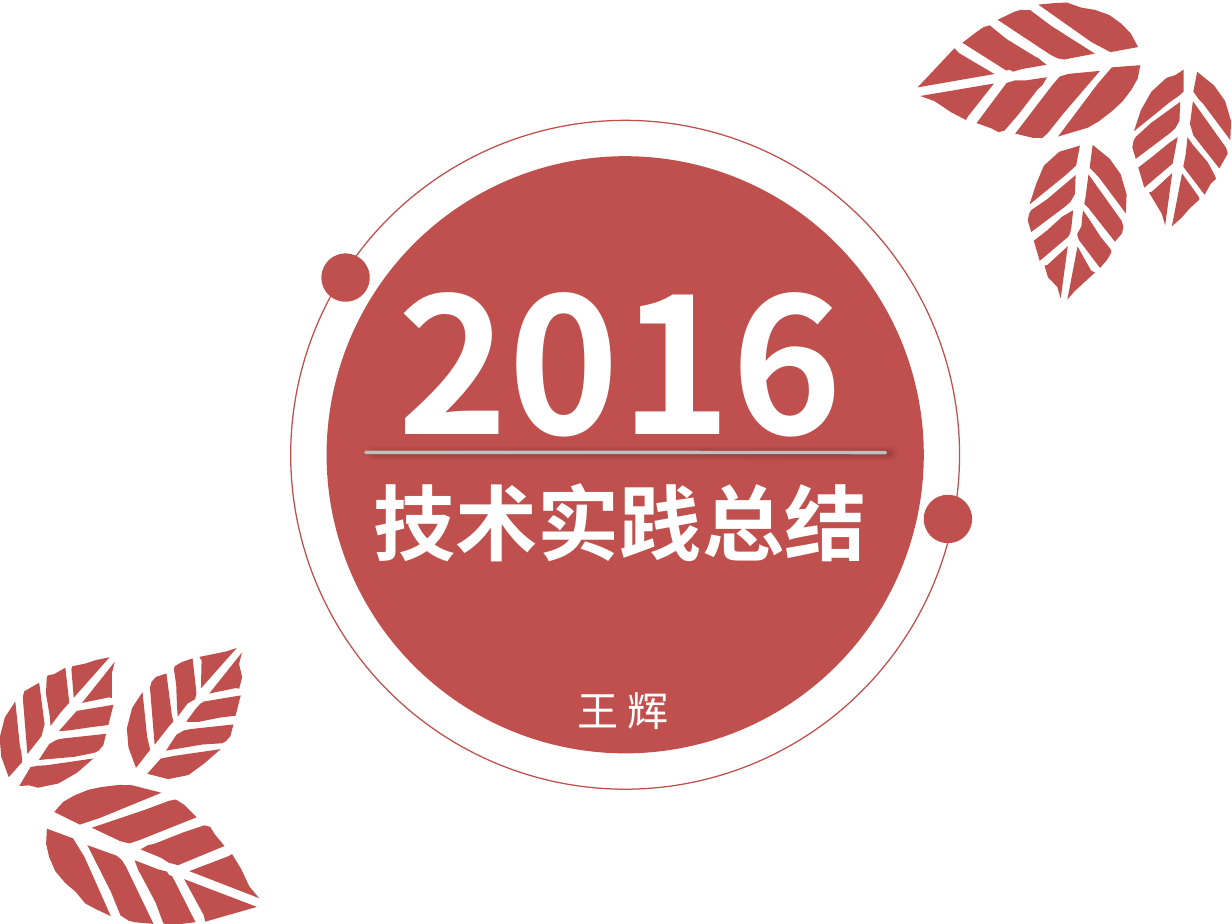
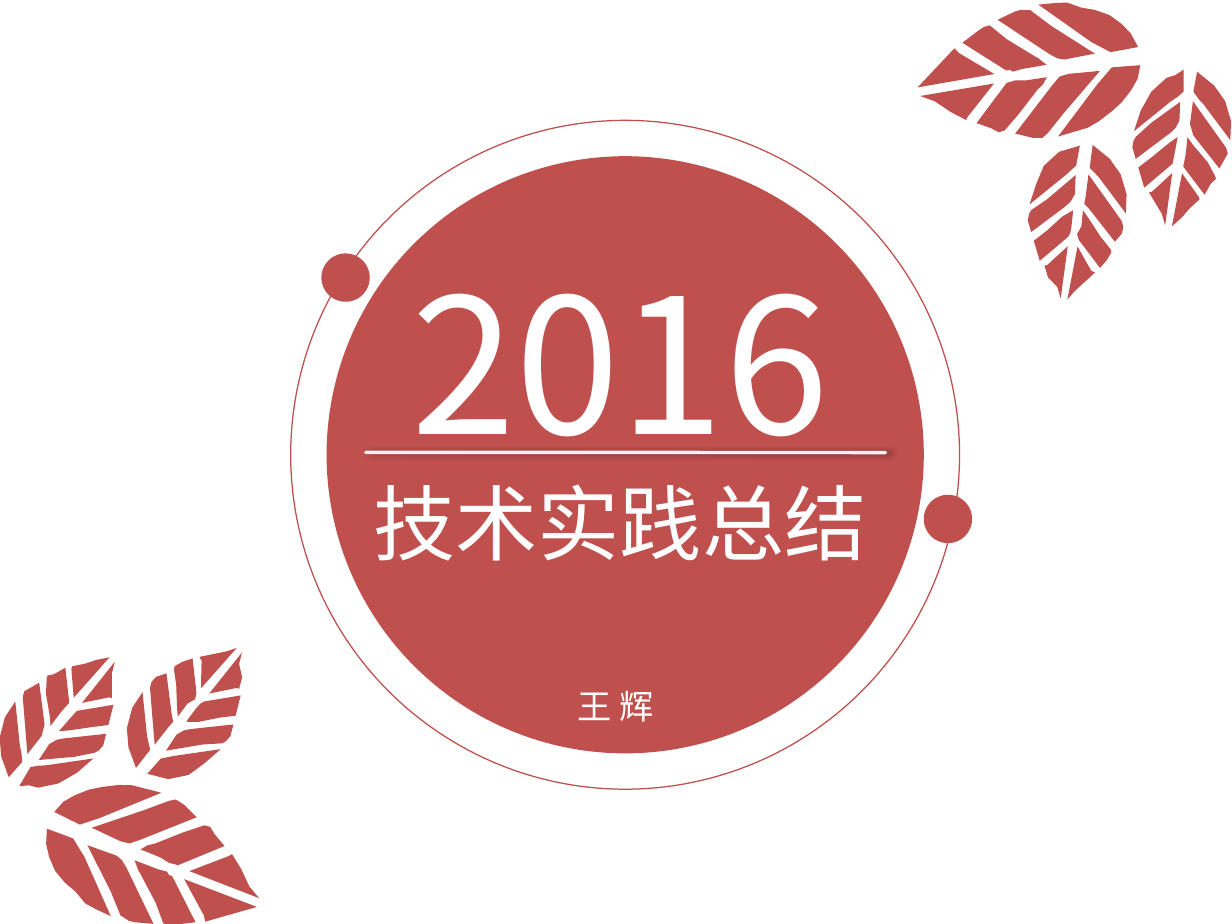
Before and after one commit to zhizhuwang/codekata, a slide deck: slide 1 of Resources/poster/2016技术实践总结.pptx (slide 2 before the commit). Drawn at 1232x924 pixels with LibreOffice and Linux fonts; fonts in the diff are those of the drawing. Boxes give left, top, right and bottom in pixels: in the first picture for what was removed or moved away, otherwise in the second. Text is boxed around its words. In the diff, an @@ line names an element or a change of style, - is before the commit and + after.

```diff
--- a/Resources/poster/2016技术实践总结.pptx
+++ b/Resources/poster/2016技术实践总结.pptx
@@ text "2016" at (x1=374, y1=244, x2=867, y2=561): bold off @@
@@ line (366, 452) - (886, 452): stroke #81C688 2 pt to #BDE1C1 2 pt @@
@@ text "王 辉" at (x1=577, y1=691, x2=653, y2=722): size 24 to 20 pt @@
```
Also in this commit, not shown: 3 other slides changed, 1 slide added, 3 slides removed, 1 other file.
